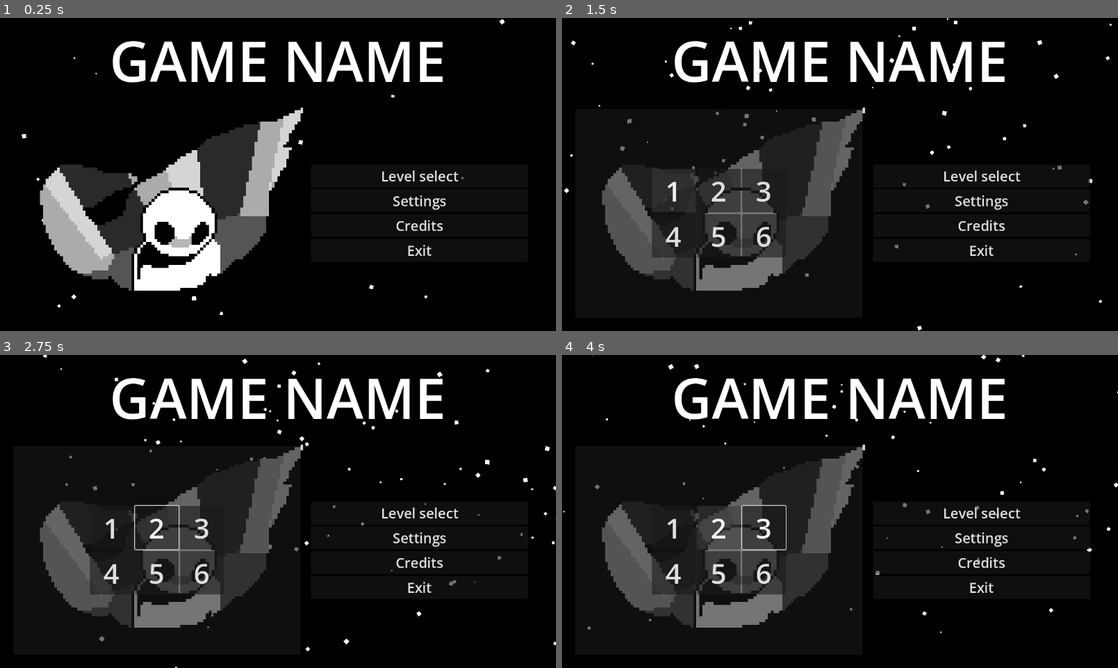
Above: before the commit, frames 1-4 (two rows, left to right).
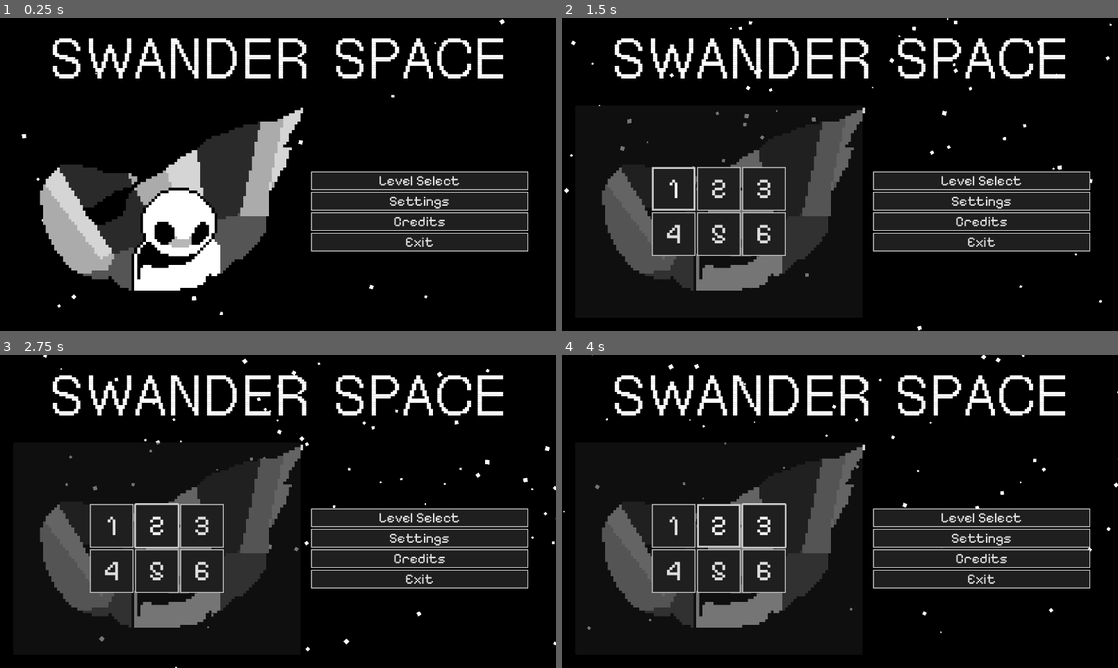
Above: after the commit, the same moments.

Repository: Choco-latez/gmtk-2026
Game: Godot game, scene res://UI/main_menu.tscn
Two runs of this game, one before a commit and one after it. Both use one fixed random seed, a clock stepped at 60 frames per second and the inputs below. This scene is started directly instead of the project's main scene.
Inputs (mouse positions are in pixels of both pictures, inside the frame that each line leads up to):
- Up to frame 1 (0.25 s): no input
- Up to frame 2 (1.5 s): click "Level select" (after the commit: "Level Select") at 0.5 s; click "1" at 1.25 s
- Up to frame 3 (2.75 s): tap Enter at 2 s; move the mouse to (400, 495) at 2.02 s; hold Right (RIGHT) from 2.03 s (still down); tap Z (DIVE) at 2.1 s; click (400, 495) at 2.17 s; tap X (JUMP) at 2.27 s
- Up to frame 4 (4 s): release Right (RIGHT) at 2.75 s; click "2" at 2.75 s; move the mouse to (728, 527) at 3.52 s; hold Right (RIGHT) from 3.53 s (still down); tap C (USE) at 3.6 s; tap X (JUMP) at 3.77 s

The runs differ from the first frame. In frame 1, 7.9% of the frame differs, in the area x 9-95%, y 6-76%; in frame 2, 11%; in frame 3, 11%; in frame 4, 11%, in the area x 9-95%, y 6-77%.

Commit message:
Update main_menu.tscn

Diff:
--- a/gmtk-2026/UI/main_menu.tscn
+++ b/gmtk-2026/UI/main_menu.tscn
@@ -3,7 +3,9 @@
 [ext_resource type="Script" uid="uid://beqfqcahod57a" path="res://UI/Scripts/main_menu.gd" id="1_p8ccj"]
 [ext_resource type="Texture2D" uid="uid://c1udkwc5mwsby" path="res://Sprites/swan.png" id="2_4cwpn"]
 [ext_resource type="Script" uid="uid://cihex5ey77qih" path="res://UI/Scripts/remapper.gd" id="2_tk8dj"]
+[ext_resource type="FontFile" uid="uid://cg2ujug2km488" path="res://Fonts/PixelifySans-VariableFont_wght.ttf" id="3_8ctay"]
 [ext_resource type="Script" uid="uid://dsm0g2viev2cp" path="res://UI/Scripts/audioslider.gd" id="3_d8nwk"]
+[ext_resource type="FontFile" uid="uid://diosuryr60tby" path="res://Fonts/GeistPixel-Regular-VariableFont_ELSH.ttf" id="4_ev3b6"]
 
 [sub_resource type="StyleBoxFlat" id="StyleBoxFlat_lfxu0"]
 bg_color = Color(0, 0, 0, 1)
@@ -22,6 +24,36 @@
 scale_min = 3.0
 scale_max = 10.0
 
+[sub_resource type="StyleBoxFlat" id="StyleBoxFlat_8ctay"]
+bg_color = Color(0.12156863, 0.12156863, 0.12156863, 1)
+border_width_left = 4
+border_width_top = 4
+border_width_right = 4
+border_width_bottom = 4
+
+[sub_resource type="StyleBoxFlat" id="StyleBoxFlat_ul7nq"]
+bg_color = Color(0.12156863, 0.12156863, 0.12156863, 1)
+border_width_left = 2
+border_width_top = 2
+border_width_right = 2
+border_width_bottom = 2
+
+[sub_resource type="StyleBoxFlat" id="StyleBoxFlat_ev3b6"]
+bg_color = Color(0.8, 0.8, 0.8, 1)
+border_width_left = 2
+border_width_top = 2
+border_width_right = 2
+border_width_bottom = 2
+border_color = Color(0.12156863, 0.12156863, 0.12156863, 1)
+
+[sub_resource type="Theme" id="Theme_d4kh5"]
+Button/colors/font_pressed_color = Color(0.10980392, 0.10980392, 0.10980392, 1)
+Button/fonts/font = ExtResource("3_8ctay")
+Button/styles/hover = SubResource("StyleBoxFlat_8ctay")
+Button/styles/normal = SubResource("StyleBoxFlat_ul7nq")
+Button/styles/pressed = SubResource("StyleBoxFlat_ev3b6")
+Label/fonts/font = ExtResource("3_8ctay")
+
 [sub_resource type="LabelSettings" id="LabelSettings_lfxu0"]
 font_size = 128
 
@@ -103,6 +135,7 @@
 anchor_bottom = 1.0
 grow_horizontal = 2
 grow_vertical = 2
+theme = SubResource("Theme_d4kh5")
 theme_override_constants/margin_left = 10
 theme_override_constants/margin_top = 10
 theme_override_constants/margin_right = 10
@@ -115,7 +148,8 @@
 layout_mode = 2
 size_flags_horizontal = 4
 size_flags_vertical = 0
-text = "GAME NAME"
+theme_override_fonts/font = ExtResource("4_ev3b6")
+text = "SWANDER SPACE"
 label_settings = SubResource("LabelSettings_lfxu0")
 horizontal_alignment = 1
 
@@ -402,7 +436,7 @@
 unique_name_in_owner = true
 layout_mode = 2
 theme_override_font_sizes/font_size = 32
-text = "Level select"
+text = "Level Select"
 
 [node name="Settings" type="Button" parent="MarginContainer/VBoxContainer/HBoxContainer/VBoxContainer" unique_id=167745988]
 unique_name_in_owner = true
